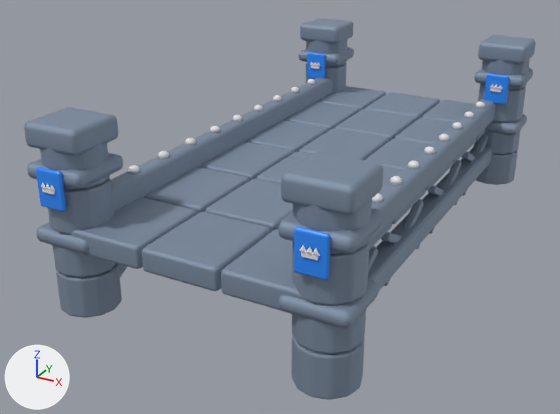
Two versions of the glTF model public/models/steel-bridge.glb, one commit apart.
Rendered twice from a 50 mm lens placed at (3.64, -7.75, 3.12), pointed at (-0.35, -0.5, -0.51). Every picture has the same lights, and +X, +Y and +Z are marked at lower left. The older version comes first. Where no turn or scale is listed for an object, it has been applied to the vertices. Vertices at exactly the same position are counted once.

Names of what the first picture shows: 'steel_mesh.011', 'team_mesh.044', 'white_mesh.013'.
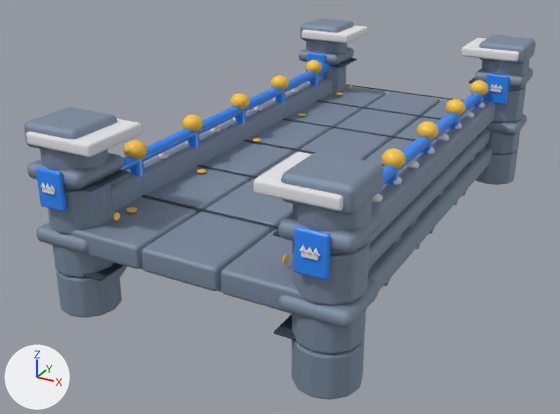
Where the newer file only moved an object's origin or applied its transform, the numbers keep the older frame.

Boxes (x1, y1, x2, y2) around the edits, measured in the pictures (560 x 414 px):
'white_mesh.013', reshaped (7% wider, 19% taller)
    before: (41, 62, 502, 260)
    after: (26, 25, 519, 260)
'gold_mesh.010', added
    after: (113, 60, 489, 264)
'track_mesh.006', added (mostly hidden)
    after: (80, 58, 502, 340)
part 1 of me_cylinder_144, added (mostly hidden)
    after: (139, 128, 490, 292)
part 2 of me_cube_409, added
    after: (121, 64, 334, 177)
part 3 of me_cube_409, added
    after: (382, 86, 490, 186)
part 4 of me_cube_410, added
    after: (26, 119, 142, 157)
part 5 of me_cube_410, added
    after: (302, 25, 368, 43)
part 6 of me_cube_410, added
    after: (254, 152, 343, 211)
part 7 of me_cube_410, added
    after: (461, 38, 519, 62)

The change in detail:
Material 'track' (mat_track) is new.
Its base color is (0.0343, 0.0545, 0.0844) (dark blue #344252).
Its roughness is 0.7.
Material 'gold' (mat_gold) is new.
Its base color is (1.0, 0.591, 0.0561) (yellow #ffca43).
Its roughness is 0.36.
me_cylinder_144 is used by ob_steel_mesh_011; location (-1.32, -2.7, -0.7).
me_cylinder_144 had 5488 vertices, 10712 faces and spanned x -0.32..2.97, y -0.32..5.72, z -0.22..1.72.
me_cylinder_144 now has 5544 vertices, 10820 faces and spans x -0.32..2.97, y -0.33..5.73, z -0.22..1.73.
me_cylinder_144 part 1: a new loose piece of 56 vertices spanning x 0.03..2.61, y -0.08..5.48, z 0.37..0.58, in mat_steel (greyish blue #8999ad).
me_cube_409 is used by ob_team_mesh_044; location (-1.32, -3.04, 0.44).
me_cube_409 had 201 vertices, 386 faces and spanned x -0.15..2.79, y -0.03..5.43, z -0.19..0.19.
me_cube_409 now has 873 vertices, 1682 faces and spans x -0.15..2.79, y -0.03..5.8, z -0.39..0.19.
me_cube_409 part 2: 336 vertices added at x 0.08..0.2, y 0.28..5.8, z -0.39..0.05.
me_cube_409 part 3: 336 vertices added at x 2.44..2.56, y 0.28..5.8, z -0.39..0.05.
me_cube_410 is used by ob_white_mesh_013; location (-1.32, -3.075, 0.44).
me_cube_410 had 1196 vertices, 2240 faces and spanned x -0.09..2.73, y -0.03..5.63, z -0.18..0.08.
me_cube_410 now has 1420 vertices, 2672 faces and spans x -0.23..2.87, y -0.03..6.12, z -0.18..0.51.
me_cube_410 part 4: a new loose piece of 56 vertices spanning x -0.23..0.51, y 0.02..0.76, z 0.39..0.51, in mat_white (white #e8e8eb).
me_cube_410 part 5: a new loose piece of 56 vertices spanning x -0.23..0.51, y 5.39..6.12, z 0.39..0.51, in mat_white (white #e8e8eb).
me_cube_410 part 6: a new loose piece of 56 vertices spanning x 2.13..2.87, y 0.02..0.76, z 0.39..0.51, in mat_white (white #e8e8eb).
me_cube_410 part 7: a new loose piece of 56 vertices spanning x 2.13..2.87, y 5.39..6.12, z 0.39..0.51, in mat_white (white #e8e8eb).
Mesh me_cube_7240 is new.
It has 1232 vertices, 2376 faces and spans x -0.25..2.61, y -0.26..5.66, z -0.01..1.35.
It uses material mat_track (dark blue #344252).
Mesh me_cylinder_2236 is new.
It has 3044 vertices, 5976 faces and spans x -0.01..2.93, y -0.04..5.4, z -0.06..0.5.
It uses material mat_gold (yellow #ffca43).
Object 'track_mesh.006' (ob_track_mesh_006) is new; it shows me_cube_7240.
Its location is (-1.18, -2.68, -0.44).
Object 'gold_mesh.010' (ob_gold_mesh_010) is new; it shows me_cylinder_2236.
Its location is (-1.46, -2.68, 0.12).
